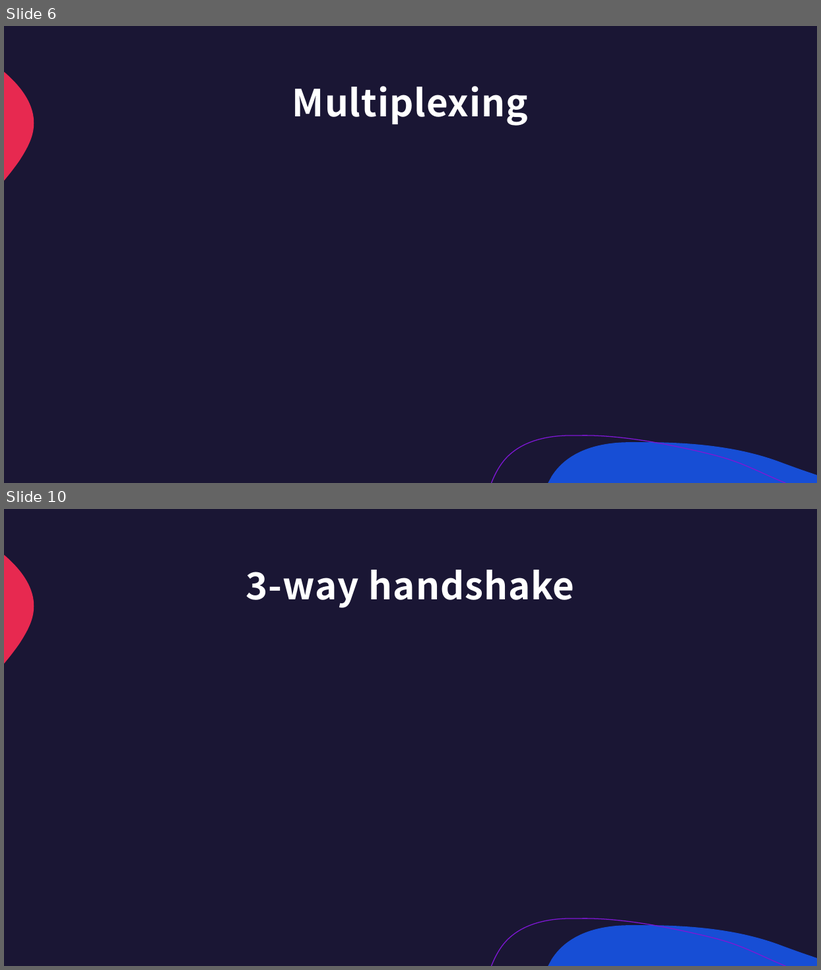
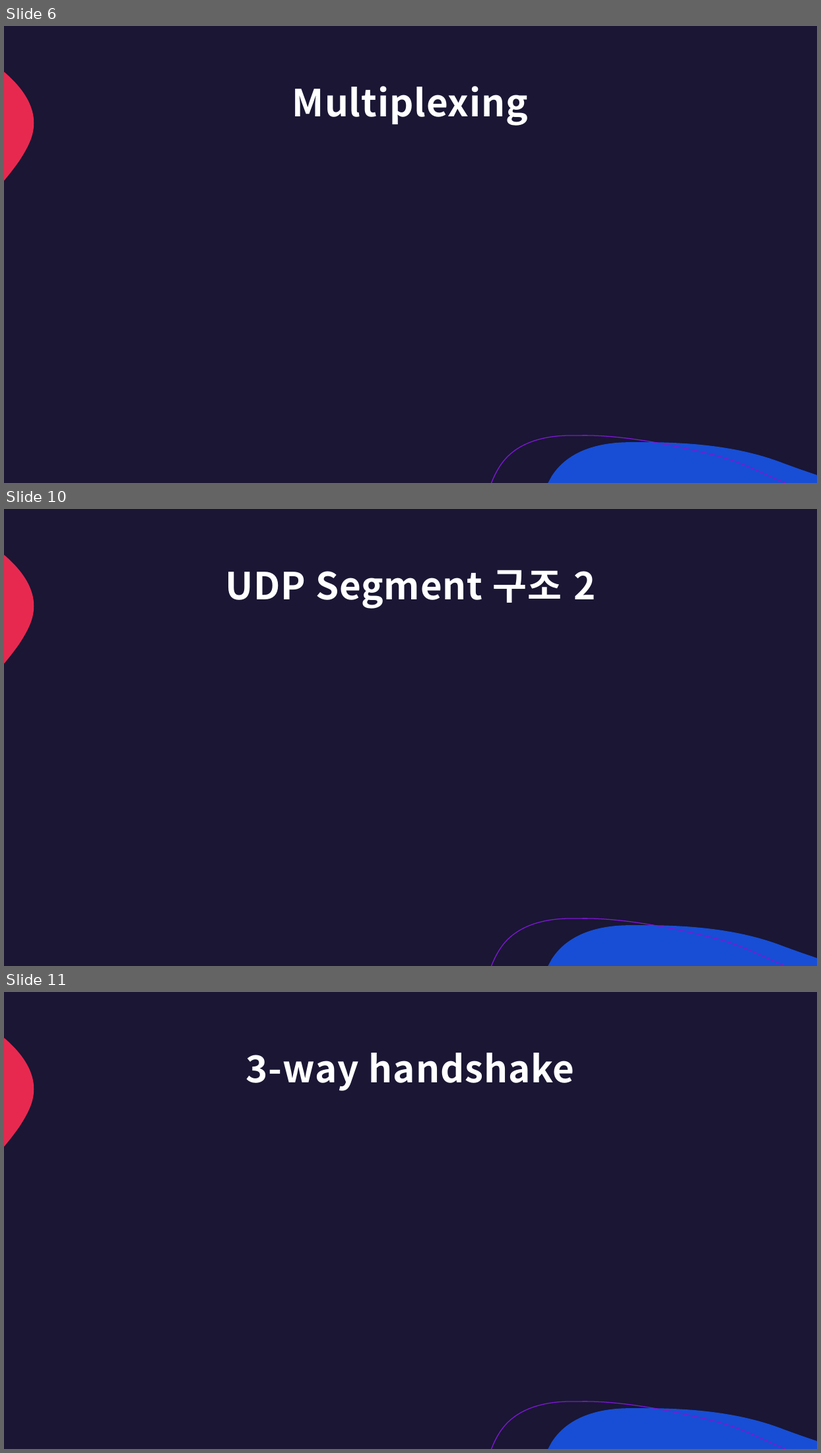
Before and after one commit to lumen4723/2024_network, a slide deck: 2.pptx. Shown one above the other, each under a label of ours: slides 6 and 10 before the commit, slides 6, 10 and 11 after it; the slides between them are not shown. The pictures are 821x970 and 821x1453 pixels, drawn with LibreOffice and Linux fonts; fonts in the diff are those of the drawing. Boxes give left, top, right and bottom in pixels: in the first picture for what was removed or moved away, otherwise in the second. Text is boxed around its words. In the diff, an @@ line names an element or a change of style, - is before the commit and + after.

```diff
--- a/2.pptx
+++ b/2.pptx
@@ slide 10 added at (4,509,817,966), background #1A1634; not listed: 3 template elements that a slide beside it also shows @@
@@ title added at (225,570,595,609), 44 pt, text #FFFFFF, bold @@
+UDP Segment 구조 2
@@ what was slide 10 is now slide 11 @@
```
Also in this commit, not shown: 3 slides changed, 15 other slides added, 2 slides removed, 1 other file.
